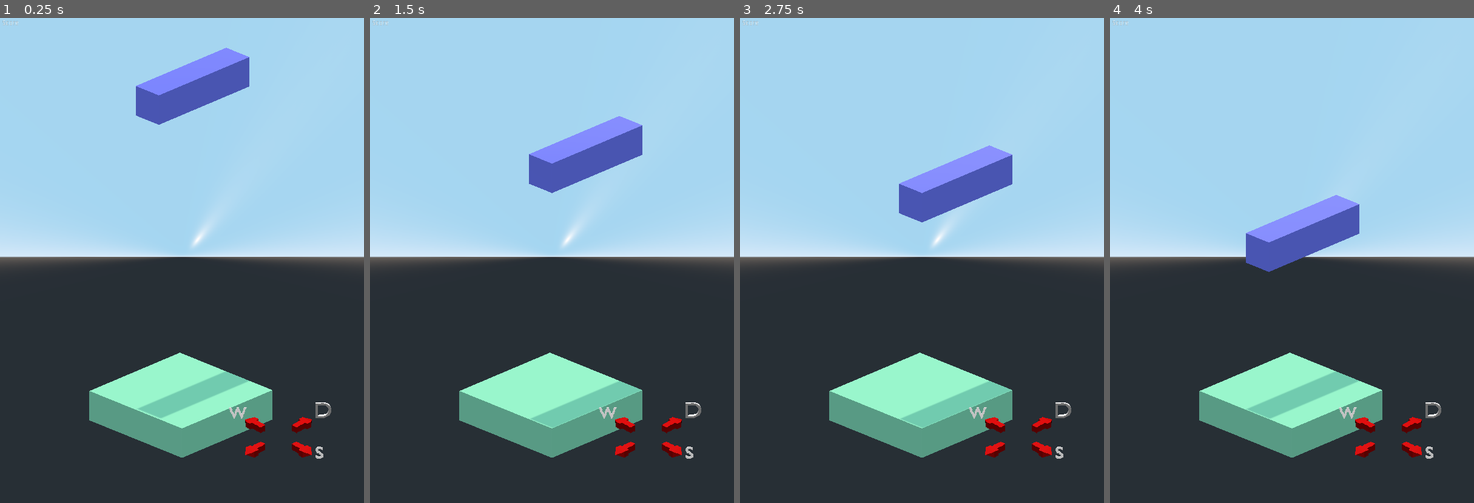
Above: before the commit, frames 1-4 (left to right).
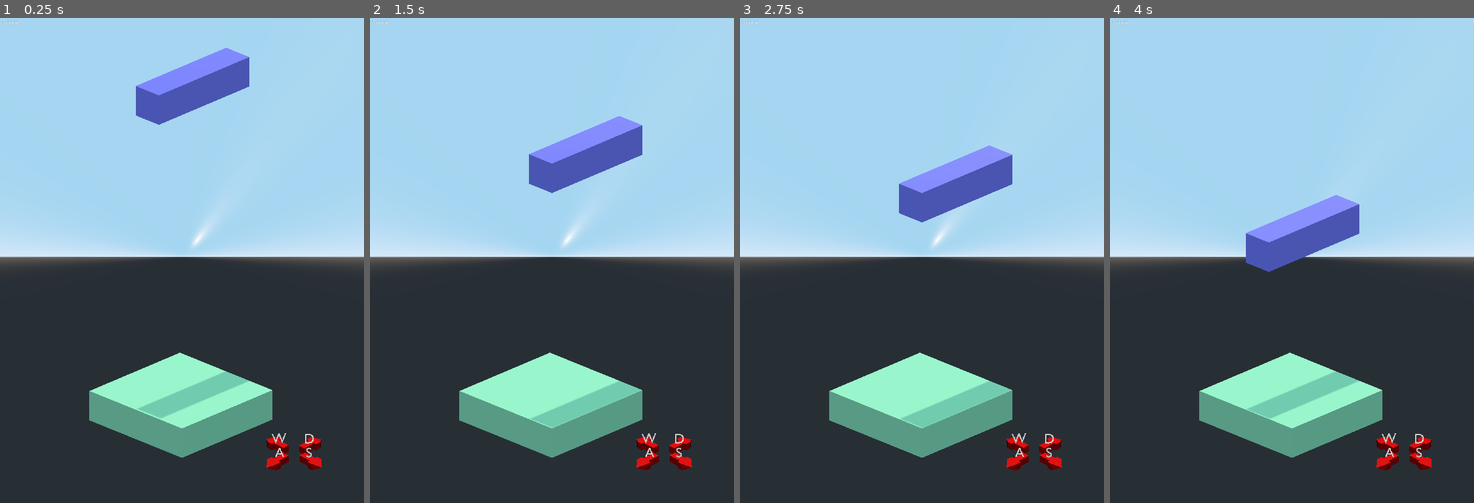
Above: after the commit, the same moments.

Repository: minifigmaster125/3DTetris
Game: Godot game, scene res://Main.tscn
Two runs of this game, one before a commit and one after it. Both use one fixed random seed, a clock stepped at 60 frames per second and the inputs below.
Inputs (mouse positions are in pixels of both pictures, inside the frame that each line leads up to):
- Up to frame 1 (0.25 s): no input
- Up to frame 2 (1.5 s): tap Enter at 0.5 s; move the mouse to (632, 236) at 0.52 s; hold D (right) 0.53-1.28 s; tap Space at 1.25 s; move the mouse to (479, 284) at 1.27 s; hold S (down) from 1.28 s (still down)
- Up to frame 3 (2.75 s): tap Enter at 2 s; move the mouse to (958, 153) at 2.02 s; release S (down) at 2.03 s; hold D (right) from 2.03 s (still down)
- Up to frame 4 (4 s): tap Space at 2.75 s; move the mouse to (1273, 357) at 2.77 s; release D (right) at 2.78 s; hold W (up) 2.78-3.53 s; tap Enter at 3.5 s; move the mouse to (1401, 333) at 3.52 s; hold A (left) from 3.53 s (still down)

The runs differ from the first frame. In frame 1, 1.1% of the frame differs, in the area x 62-91%, y 79-94%; in frame 2, 1.1%; in frame 3, 1.1%; in frame 4, 1.1%.

Commit message:
improved heading

Diff:
--- a/HeadingDisplay.gd
+++ b/HeadingDisplay.gd
@@ -8,6 +8,7 @@
 func _process(delta: float) -> void:
 	if tween.is_active():
 		$Pivot/w_key.look_at(Vector3(-100, -100, -100), Vector3.UP)
+		$Pivot/a_key.look_at(Vector3(-100,-100,-100), Vector3.UP)
 		$Pivot/s_key.look_at(Vector3(-100,-100,-100), Vector3.UP)
 		$Pivot/d_key.look_at(Vector3(-100,-100,-100), Vector3.UP)
 
--- a/HeadingDisplay.tscn
+++ b/HeadingDisplay.tscn
@@ -1,10 +1,11 @@
-[gd_scene load_steps=6 format=2]
+[gd_scene load_steps=7 format=2]
 
 [ext_resource path="res://arrow.glb" type="PackedScene" id=1]
 [ext_resource path="res://HeadingDisplay.gd" type="Script" id=2]
 [ext_resource path="res://w_key.glb" type="PackedScene" id=3]
 [ext_resource path="res://s_key.glb" type="PackedScene" id=4]
 [ext_resource path="res://d_key.glb" type="PackedScene" id=5]
+[ext_resource path="res://a_key.glb" type="PackedScene" id=6]
 
 [node name="HeadingDisplay" type="Spatial"]
 script = ExtResource( 2 )
@@ -21,24 +22,27 @@
 transform = Transform( 0.707107, 0, -0.707107, 0, 1, 0, 0.707107, 0, 0.707107, 0, 0, 0 )
 
 [node name="arrow" parent="Pivot" instance=ExtResource( 1 )]
-transform = Transform( -6.11959e-09, 0, -0.14, 0, 0.14, 0, 0.14, 0, -6.11959e-09, 0, 0, -1 )
+transform = Transform( -1.49012e-08, 0, -0.14, 0, 0.14, 0, 0.14, 0, -1.49012e-08, -0.0116536, 0, -0.505385 )
 
 [node name="arrow2" parent="Pivot" instance=ExtResource( 1 )]
-transform = Transform( -6.11959e-09, 0, 0.14, 0, 0.14, 0, -0.14, 0, -6.11959e-09, 0, 0, 1 )
+transform = Transform( -1.49012e-08, 0, 0.14, 0, 0.14, 0, -0.14, 0, -1.49012e-08, -0.0586557, 0, 0.506694 )
 
 [node name="arrow3" parent="Pivot" instance=ExtResource( 1 )]
-transform = Transform( -0.14, 0, -1.22392e-08, 0, 0.14, 0, 1.22392e-08, 0, -0.14, 1, 0, 0 )
+transform = Transform( -0.14, 0, -1.49012e-08, 0, 0.14, 0, 1.49012e-08, 0, -0.14, 0.474562, 0, -0.056694 )
 
 [node name="arrow4" parent="Pivot" instance=ExtResource( 1 )]
-transform = Transform( 0.14, 0, 2.44784e-08, 0, 0.14, 0, -2.44784e-08, 0, 0.14, -1, 0, 0 )
+transform = Transform( 0.14, 0, 2.23517e-08, 0, 0.14, 0, -2.23517e-08, 0, 0.14, -0.555251, 0, 0.00576243 )
 
 [node name="Tween" type="Tween" parent="Pivot"]
 
 [node name="w_key" parent="Pivot" instance=ExtResource( 3 )]
-transform = Transform( 0.697562, -0.294802, 0.653069, 0.018278, 0.918465, 0.395081, -0.716291, -0.263656, 0.646075, -2.12856, 0, 0.153209 )
+transform = Transform( 0.348438, -0.147256, 0.326213, 0.00913002, 0.458781, 0.197346, -0.357793, -0.131699, 0.32272, -0.7337, 0.161529, 0.0481464 )
 
 [node name="s_key" parent="Pivot" instance=ExtResource( 4 )]
-transform = Transform( 0.67207, -0.249104, 0.69733, 0, 0.941717, 0.336405, -0.740488, -0.226088, 0.6329, 2.2514, 0, -0.0408915 )
+transform = Transform( 0.336035, -0.124552, 0.348665, 0, 0.470859, 0.168203, -0.370244, -0.113044, 0.31645, 0.698451, 0.162, -0.0410404 )
 
 [node name="d_key" parent="Pivot" instance=ExtResource( 5 )]
-transform = Transform( 0.661377, 0, 0.750054, 0, 1, 0, -0.750054, 0, 0.661378, -0.080633, -0.232203, -2.53782 )
+transform = Transform( 0.360954, -0.176777, 0.297426, 0.00612967, 0.433013, 0.249925, -0.34594, -0.176777, 0.314763, 0.0379539, 0.162, -0.696608 )
+
+[node name="a_key" parent="Pivot" instance=ExtResource( 6 )]
+transform = Transform( 0.353553, -0.176777, 0.306186, 0, 0.433013, 0.25, -0.353553, -0.176777, 0.306186, -0.0556557, 0.162, 0.706695 )
--- a/Main.tscn
+++ b/Main.tscn
@@ -348,7 +348,7 @@
 }
 
 [node name="Viewport" type="Viewport" parent="Node2D"]
-size = Vector2( 300, 300 )
+size = Vector2( 600, 600 )
 own_world = true
 transparent_bg = true
 render_target_v_flip = true
@@ -357,7 +357,8 @@
 transform = Transform( 0.707107, 0, 0.707107, 0, 1, 0, -0.707107, 0, 0.707107, 0, 0, 0 )
 
 [node name="headingSprite" type="Sprite" parent="Node2D"]
-position = Vector2( 587.737, 839.433 )
+position = Vector2( 621.449, 870.148 )
+scale = Vector2( 0.553005, 0.553005 )
 texture = SubResource( 6 )
 
 [connection signal="timeout" from="Timer" to="." method="_on_Timer_timeout"]
Binary file added: a_key.glb
Not shown, added: a_key.glb.import
Binary file changed: s_key.glb
Binary file changed: w_key.glb
Not shown, changed: key.blend
Not shown, changed: key.blend1
